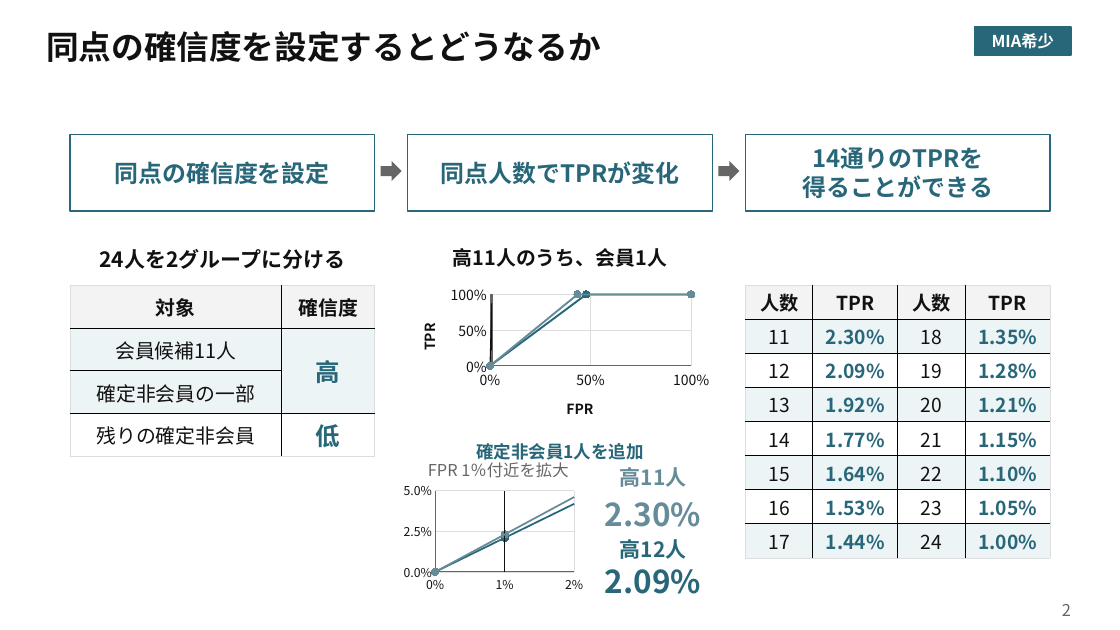
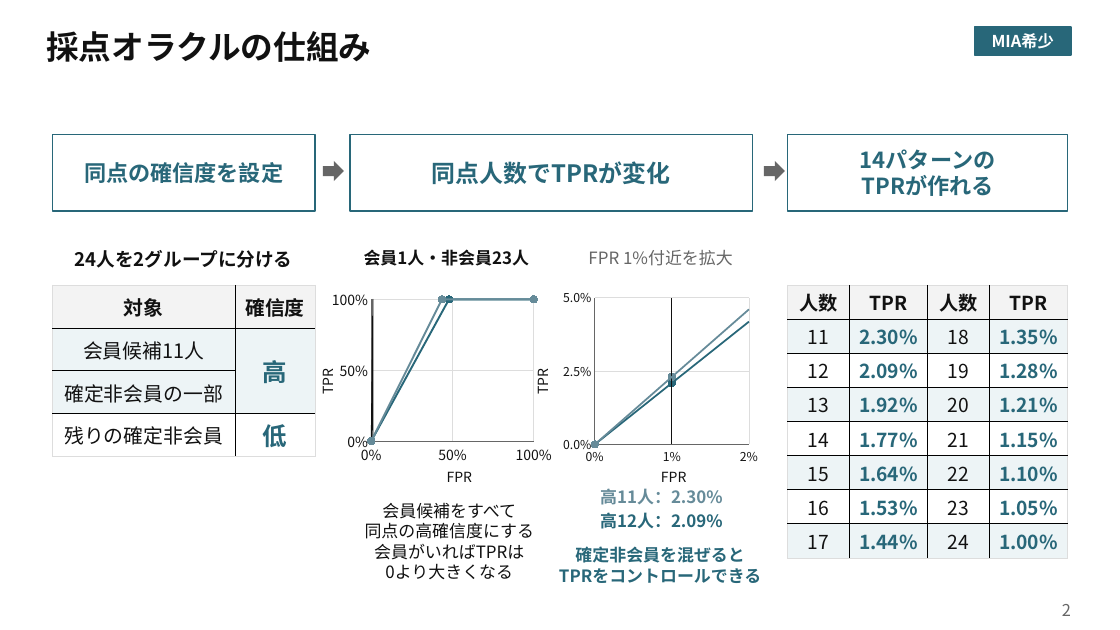
Before and after one commit to smsaku00/pwscup2026-sutehaji, a slide deck: slide 2 of 発表資料/Tashiro/MIA希少_Tashiro.pptx. Drawn at 1120x630 pixels with LibreOffice and Linux fonts; fonts in the diff are those of the drawing. Boxes give left, top, right and bottom in pixels: in the first picture for what was removed or moved away, otherwise in the second. Text is boxed around its words. In the diff, an @@ line names an element or a change of style, - is before the commit and + after.

Commit message:
Tashiroの採点オラクル説明とポスター構成を修正

```diff
--- a/発表資料/Tashiro/MIA希少_Tashiro.pptx
+++ b/発表資料/Tashiro/MIA希少_Tashiro.pptx
@@ text at <box>46,31,371,62</box>: text changed @@
-同点の確信度を設定するとどうなるか
+採点オラクルの仕組み
@@ rectangle "同点の確信度を設定": place and size @@
-rectangle "同点の確信度を設定" at <box>70,134,374,211</box>
+rectangle "同点の確信度を設定" at <box>52,134,314,211</box>
@@ rectangle "同点の確信度を設定" at <box>52,134,314,211</box>: size 20.5 to 19 pt @@
@@ rectangle "同点人数でTPRが変化": place and size @@
-rectangle "同点人数でTPRが変化" at <box>408,134,712,211</box>
+rectangle "同点人数でTPRが変化" at <box>350,134,753,211</box>
@@ rectangle "14パターンの": place and size @@
-rectangle "14パターンの" at <box>746,134,1050,211</box>
+rectangle "14パターンの" at <box>788,134,1068,211</box>
@@ text in rectangle at <box>860,149,996,196</box>: text changed; size 20.5 to 19 pt @@
-14通りのTPRを
-得ることができる
+14パターンの
+TPRが作れる
@@ right arrow: place and size @@
-right arrow at <box>381,161,402,181</box>
+right arrow at <box>323,161,344,181</box>
@@ right arrow: place and size @@
-right arrow at <box>718,161,739,181</box>
+right arrow at <box>764,161,785,181</box>
@@ text "24人を2グループに分ける": place and size @@
-text "24人を2グループに分ける" at <box>99,249,345,269</box>
+text "24人を2グループに分ける" at <box>75,250,293,268</box>
@@ text "24人を2グループに分ける" at <box>75,250,293,268</box>: size 18 to 16 pt @@
@@ text at <box>364,249,529,266</box>: text changed; size 17 to 14.5 pt @@
-高11人のうち、会員1人
+会員1人・非会員23人
@@ text at <box>588,250,733,266</box>: text changed; size 14 to 14.5 pt @@
-FPR 1％付近を拡大
+FPR 1%付近を拡大
@@ table: place and size @@
-table at <box>70,286,374,457</box>
+table at <box>52,286,314,457</box>
@@ scatter chart at <box>328,286,557,470</box> @@
@@ category axis title "FPR " to "" @@
@@ value axis title "TPR " to "" @@
@@ plot area changed @@
@@ scatter chart: place and size @@
-scatter chart at <box>400,281,716,436</box>
+scatter chart at <box>328,286,557,470</box>
@@ scatter lines chart at <box>560,286,763,470</box> @@
@@ plot area changed @@
@@ scatter lines chart: place and size @@
-scatter lines chart at <box>400,480,587,596</box>
+scatter lines chart at <box>560,286,763,470</box>
@@ table: place and size @@
-table at <box>746,286,1050,559</box>
+table at <box>788,286,1069,559</box>
@@ text added at <box>317,371,337,394</box>, 12 pt, text #111111 @@
+TPR
@@ text added at <box>532,371,552,394</box>, 12 pt, text #111111 @@
+TPR
@@ text added at <box>447,471,472,482</box>, 12 pt, text #111111 @@
+FPR
@@ text added at <box>661,471,686,482</box>, 12 pt, text #111111 @@
+FPR
@@ text added at <box>365,503,535,579</box>, 14.5 pt, text #111111 @@
+会員候補をすべて
+同点の高確信度にする
+会員がいればTPRは
+0より大きくなる
@@ text at <box>600,488,723,505</box>: text changed; size 18 to 14.5 pt @@
-高11人
+高11人：2.30%
@@ text removed at <box>605,502,701,527</box> @@
-2.30%
@@ text at <box>600,512,723,529</box>: text changed; size 18 to 14.5 pt @@
-高12人
+高12人：2.09%
@@ text at <box>559,546,761,583</box>: text changed; size 15 to 14.5 pt @@
-確定非会員1人を追加
+確定非会員を混ぜると
+TPRをコントロールできる
@@ text removed at <box>605,569,701,594</box> @@
-2.09%
```
Also in this commit, not shown: 5 other slides changed, 3 other files.
